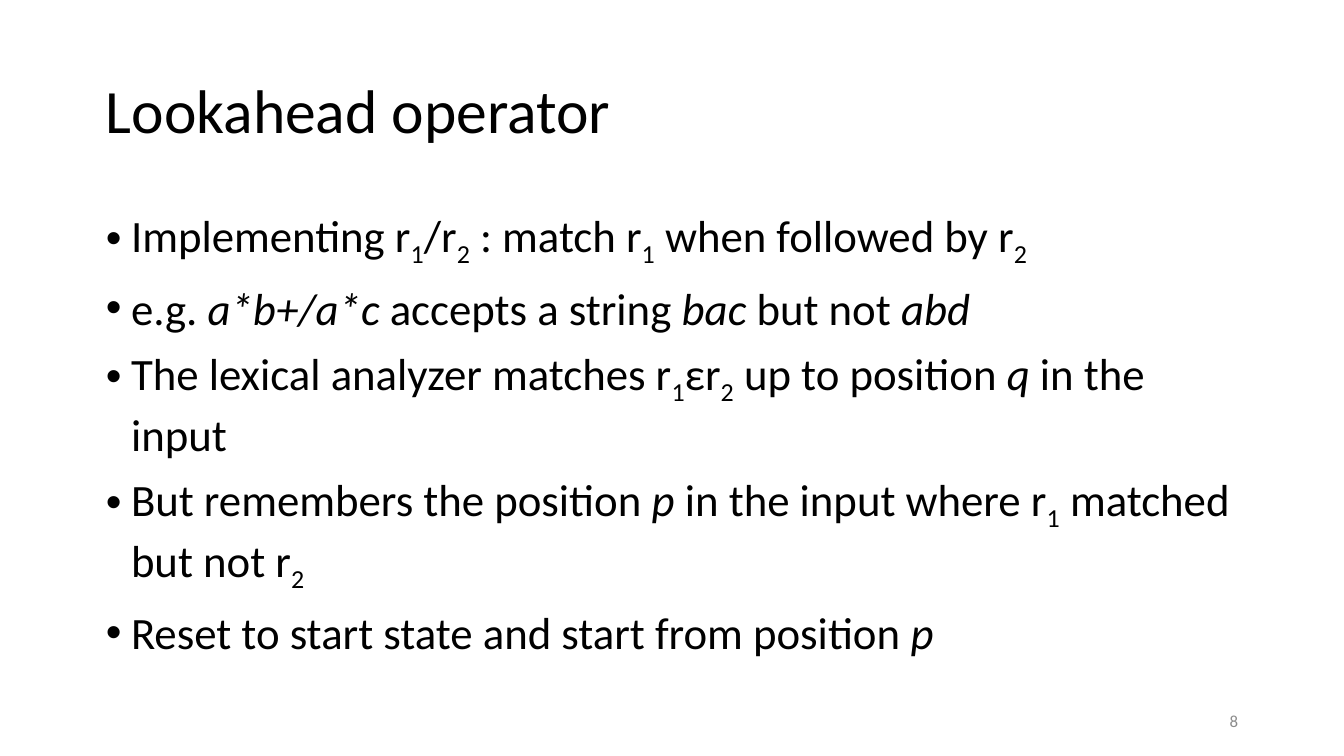
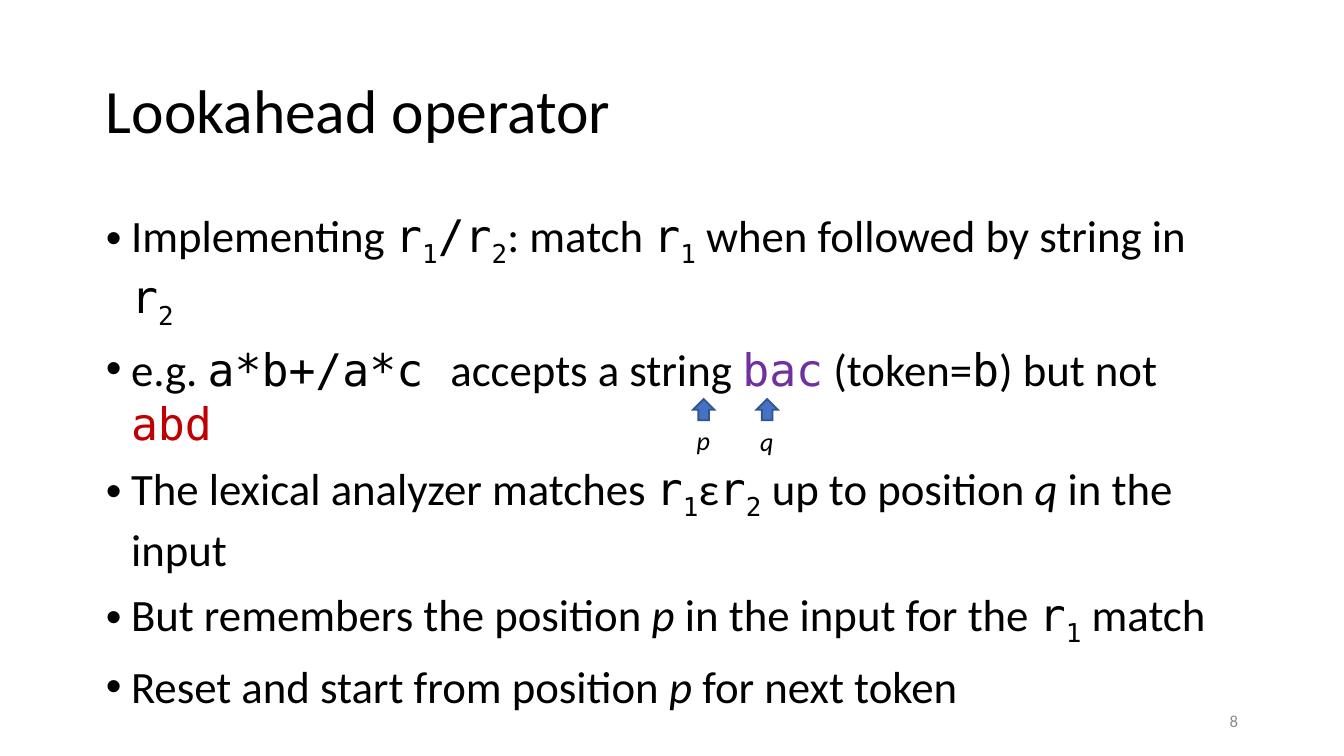
Before and after one commit to anoopsarkar/compilers-class, a slide deck: slide 8 of assets/ppt/lex/lex8-lexical-analyzer.pptx. Drawn at 1344x756 pixels with LibreOffice and Linux fonts; fonts in the diff are those of the drawing. Boxes give left, top, right and bottom in pixels: in the first picture for what was removed or moved away, otherwise in the second. Text is boxed around its words. In the diff, an @@ line names an element or a change of style, - is before the commit and + after.

Commit message:
updated lex3 and lex8 slides

```diff
--- a/assets/ppt/lex/lex8-lexical-analyzer.pptx
+++ b/assets/ppt/lex/lex8-lexical-analyzer.pptx
@@ text at (131, 221, 1186, 441): text changed @@
-• Implementing r1/r2 : match r1 when followed by r2
-• e.g. a*b+/a*c accepts a string bac but not abd
+• Implementing r1/r2: match r1 when followed by string in r2
+• e.g. a*b+/a*c accepts a string bac (token=b) but not abd
@@ up arrow added at (694, 399, 715, 421), fill #4472C4, outline #325491 1 pt @@
@@ up arrow added at (757, 399, 778, 421), fill #4472C4, outline #325491 1 pt @@
@@ text added at (697, 437, 710, 455), 14 pt, text #000000, italic @@
+p
@@ text added at (760, 438, 773, 456), 14 pt, text #000000, italic @@
+q
@@ text at (131, 474, 1173, 574): font Calibri to DejaVu Sans Mono in "r1εr2" @@
@@ text at (131, 600, 1206, 711): text changed @@
-• But remembers the position p in the input where r1 matched but not r2
-• Reset to start state and start from position p
+• But remembers the position p in the input for the r1 match
+• Reset and start from position p for next token
```
Also in this commit, not shown: 3 other files.
